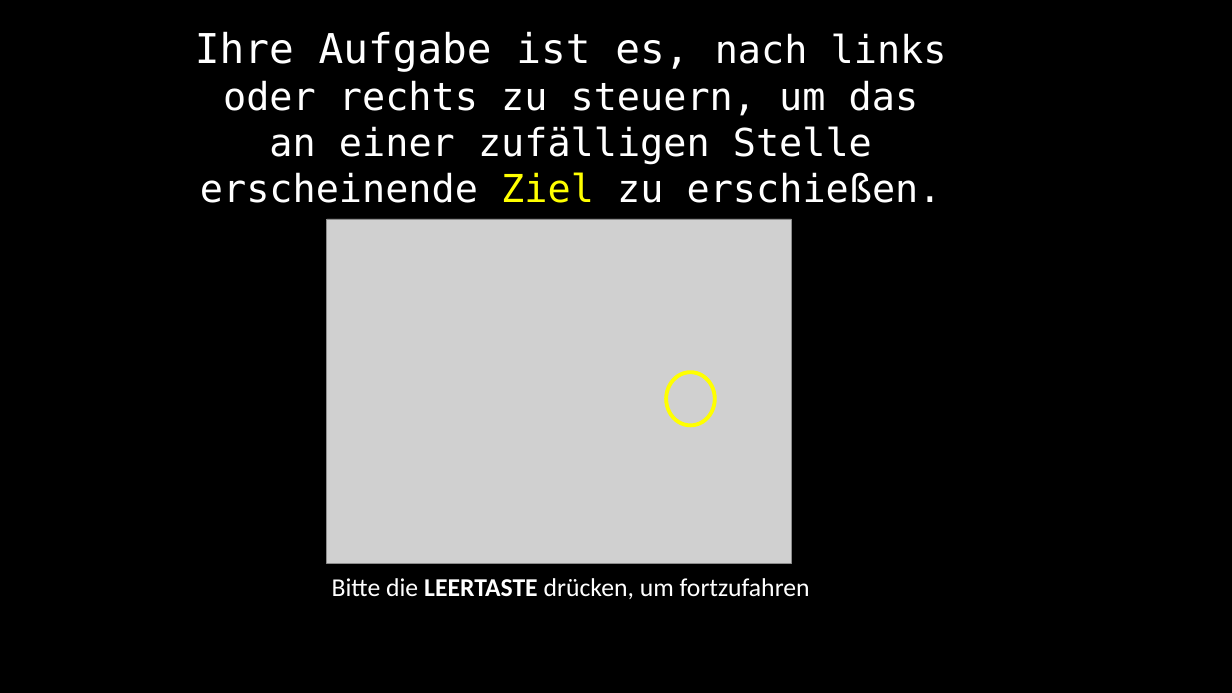
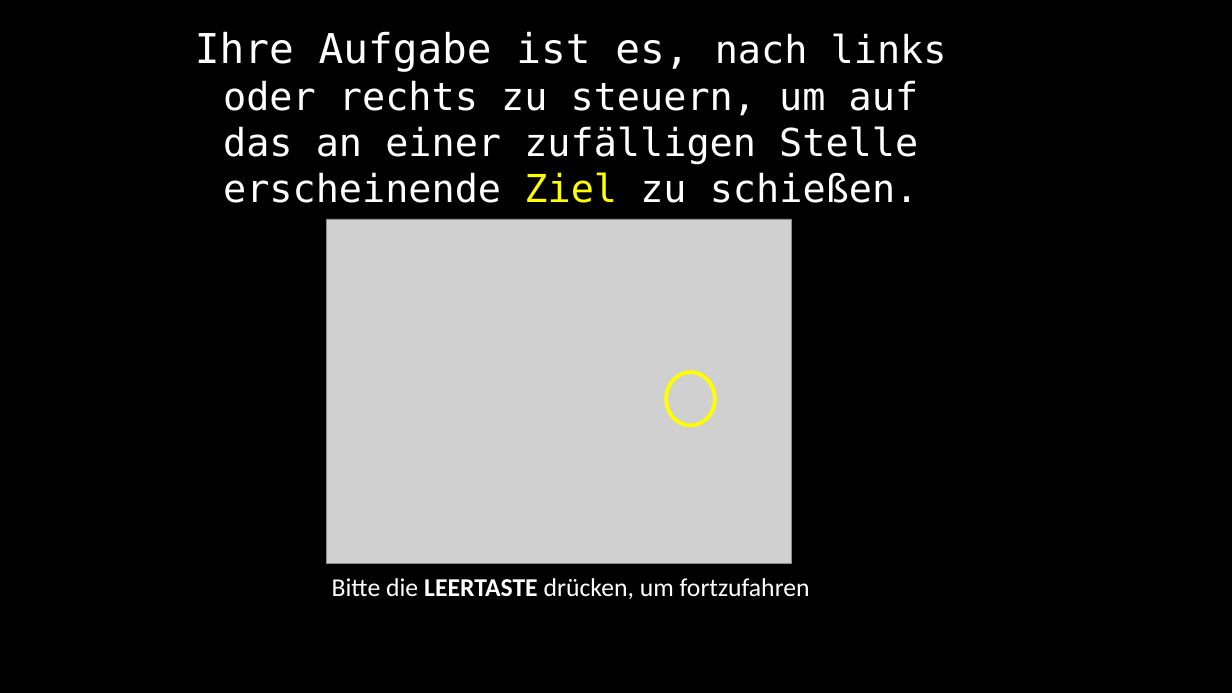
Before and after one commit to sean-mulready/Vizdoom-Scripts, a slide deck: slide 9 of exp_img/instructions.pptx (slide 10 before the commit). Drawn at 1232x693 pixels with LibreOffice and Linux fonts; fonts in the diff are those of the drawing; grey boxes stand for pictures. Boxes give left, top, right and bottom in pixels: in the first picture for what was removed or moved away, otherwise in the second. Text is boxed around its words. In the diff, an @@ line names an element or a change of style, - is before the commit and + after.

```diff
--- a/exp_img/instructions.pptx
+++ b/exp_img/instructions.pptx
@@ text at bbox=[195, 31, 947, 203]: text changed @@
-Ihre Aufgabe ist es, nach links oder rechts zu steuern, um das an einer zufälligen Stelle erscheinende Ziel zu erschießen.
+Ihre Aufgabe ist es, nach links oder rechts zu steuern, um auf das an einer zufälligen Stelle erscheinende Ziel zu schießen.
```
Also in this commit, not shown: 3 other slides changed, 4 slides added, 2 slides removed, 11 other files.
